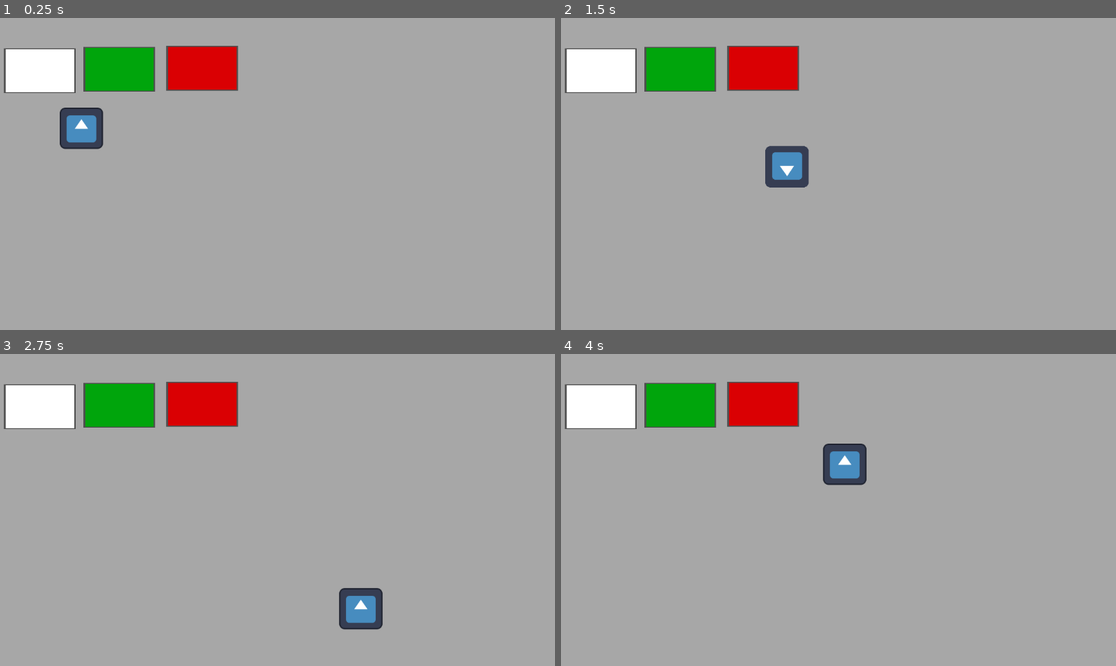
Above: before the commit, frames 1-4 (two rows, left to right).
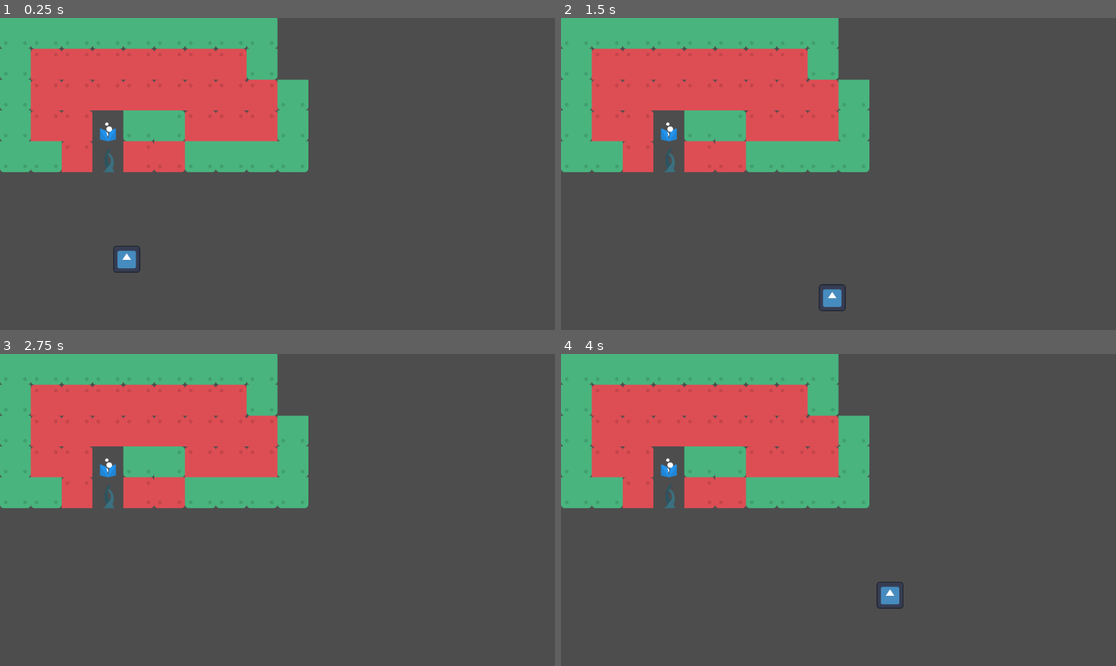
Above: after the commit, the same moments.

Repository: johanno/globalgamejam-2026
Game: Godot game, scene res://tile_scene.tscn
Same seed, same stepped clock (60 frames per second), same inputs: the game is played once before the commit and once after it. Before the commit the project starts from res://mainScene.tscn. The engine's default icon, where the game draws it, is replaced by a stand-in: a white triangle on a blue panel in a dark square.
Inputs:
- Up to frame 1 (0.25 s): no input
- Up to frame 2 (1.5 s): tap Enter at 0.5 s; hold D (move_right) 0.53-1.28 s; hold S (move_down) from 1.28 s (still down)
- Up to frame 3 (2.75 s): release S (move_down) at 2.03 s; hold D (move_right) from 2.03 s (still down)
- Up to frame 4 (4 s): release D (move_right) at 2.78 s; hold W (move_up) 2.78-3.53 s; hold A (move_left) from 3.53 s (still down)

The runs differ from the first frame. In frame 1, 100% of the frame differs, in the area x 0-100%, y 0-100%; in frame 2, 100%; in frame 3, 100%; in frame 4, 100%.

Commit message:
Add tileset and tilemap with collision

Diff:
--- a/player.gd
+++ b/player.gd
@@ -8,8 +8,10 @@
 	screen_size = get_viewport_rect().size
 
 # Called every frame. 'delta' is the elapsed time since the previous frame.
-func _process(delta: float) -> void:
-	var velocity = Vector2.ZERO # The player's movement vector.
+func _physics_process(delta: float) -> void:
+	print("DELTA", delta)
+	#var velocity = Vector2.ZERO # The player's movement vector.
+	velocity = Vector2.ZERO
 	if Input.is_action_pressed("move_right"):
 		velocity.x += 1
 	elif Input.is_action_pressed("move_left"):
@@ -21,17 +23,22 @@
 
 	if velocity.length() > 0:
 		velocity = velocity.normalized() * speed
-		$AnimatedSprite2D.play()
+		#$AnimatedSprite2D.play()
 	else:
-		$AnimatedSprite2D.stop()
+		pass
+		#$AnimatedSprite2D.stop()
 
-	position += velocity * delta
-	position = position.clamp(Vector2.ZERO, screen_size)
+	#position += velocity * delta
+	#position = position.clamp(Vector2.ZERO, screen_size)
+	var collision = move_and_slide()
+	print(collision)
 	if velocity.x != 0:
-		$AnimatedSprite2D.animation = "walk"
-		$AnimatedSprite2D.flip_v = false
+		pass
+		#$AnimatedSprite2D.animation = "walk"
+		#$AnimatedSprite2D.flip_v = false
 		# See the note below about the following boolean assignment.
-		$AnimatedSprite2D.flip_h = velocity.x < 0
+		#$AnimatedSprite2D.flip_h = velocity.x < 0
 	elif velocity.y != 0:
-		$AnimatedSprite2D.animation = "up"
-		$AnimatedSprite2D.flip_v = velocity.y > 0
+		pass
+		#$AnimatedSprite2D.animation = "up"
+		#$AnimatedSprite2D.flip_v = velocity.y > 0
--- a/project.godot
+++ b/project.godot
@@ -11,7 +11,7 @@
 [application]
 
 config/name="MaskPuzzle"
-run/main_scene="uid://ce0x3xwfic2wv"
+run/main_scene="uid://hfgsj1sjss64"
 config/features=PackedStringArray("4.6", "Forward Plus")
 config/icon="res://icon.svg"
 
--- /dev/null
+++ b/tile_scene.tscn
@@ -0,0 +1,308 @@
+[gd_scene format=3 uid="uid://hfgsj1sjss64"]
+
+[ext_resource type="Texture2D" uid="uid://bedoldojushpe" path="res://tilesheet_complete.png" id="1_8ieip"]
+[ext_resource type="Script" uid="uid://ckfnqinq8aux7" path="res://player.gd" id="2_exm5h"]
+[ext_resource type="Texture2D" uid="uid://kwnf7ao7lnmo" path="res://icon.svg" id="2_vvqtr"]
+
+[sub_resource type="TileSetAtlasSource" id="TileSetAtlasSource_vvqtr"]
+texture = ExtResource("1_8ieip")
+texture_region_size = Vector2i(64, 64)
+0:0/0 = 0
+1:0/0 = 0
+2:0/0 = 0
+3:0/0 = 0
+4:0/0 = 0
+5:0/0 = 0
+6:0/0 = 0
+7:0/0 = 0
+8:0/0 = 0
+9:0/0 = 0
+10:0/0 = 0
+11:0/0 = 0
+12:0/0 = 0
+13:0/0 = 0
+14:0/0 = 0
+15:0/0 = 0
+16:0/0 = 0
+17:0/0 = 0
+18:0/0 = 0
+19:0/0 = 0
+20:0/0 = 0
+21:0/0 = 0
+0:1/0 = 0
+1:1/0 = 0
+2:1/0 = 0
+3:1/0 = 0
+4:1/0 = 0
+5:1/0 = 0
+6:1/0 = 0
+7:1/0 = 0
+8:1/0 = 0
+9:1/0 = 0
+10:1/0 = 0
+11:1/0 = 0
+12:1/0 = 0
+13:1/0 = 0
+14:1/0 = 0
+15:1/0 = 0
+16:1/0 = 0
+17:1/0 = 0
+18:1/0 = 0
+19:1/0 = 0
+20:1/0 = 0
+21:1/0 = 0
+0:2/0 = 0
+1:2/0 = 0
+2:2/0 = 0
+3:2/0 = 0
+4:2/0 = 0
+5:2/0 = 0
+6:2/0 = 0
+7:2/0 = 0
+8:2/0 = 0
+9:2/0 = 0
+10:2/0 = 0
+11:2/0 = 0
+12:2/0 = 0
+13:2/0 = 0
+14:2/0 = 0
+15:2/0 = 0
+16:2/0 = 0
+17:2/0 = 0
+18:2/0 = 0
+19:2/0 = 0
+20:2/0 = 0
+21:2/0 = 0
+0:3/0 = 0
+1:3/0 = 0
+2:3/0 = 0
+3:3/0 = 0
+4:3/0 = 0
+5:3/0 = 0
+6:3/0 = 0
+7:3/0 = 0
+8:3/0 = 0
+9:3/0 = 0
+10:3/0 = 0
+11:3/0 = 0
+12:3/0 = 0
+13:3/0 = 0
+14:3/0 = 0
+15:3/0 = 0
+16:3/0 = 0
+17:3/0 = 0
+18:3/0 = 0
+19:3/0 = 0
+20:3/0 = 0
+21:3/0 = 0
+0:4/0 = 0
+1:4/0 = 0
+2:4/0 = 0
+3:4/0 = 0
+4:4/0 = 0
+5:4/0 = 0
+6:4/0 = 0
+7:4/0 = 0
+8:4/0 = 0
+9:4/0 = 0
+10:4/0 = 0
+11:4/0 = 0
+12:4/0 = 0
+13:4/0 = 0
+14:4/0 = 0
+15:4/0 = 0
+16:4/0 = 0
+17:4/0 = 0
+18:4/0 = 0
+19:4/0 = 0
+21:4/0 = 0
+0:5/0 = 0
+1:5/0 = 0
+2:5/0 = 0
+3:5/0 = 0
+4:5/0 = 0
+5:5/0 = 0
+6:5/0 = 0
+7:5/0 = 0
+8:5/0 = 0
+9:5/0 = 0
+10:5/0 = 0
+11:5/0 = 0
+12:5/0 = 0
+12:5/0/physics_layer_0/polygon_0/points = PackedVector2Array(-32, -32, 32, -32, 32, 32, -32, 32)
+13:5/0 = 0
+13:5/0/physics_layer_0/polygon_0/points = PackedVector2Array(-32, -32, 32, -32, 32, 32, -32, 32)
+14:5/0 = 0
+15:5/0 = 0
+16:5/0 = 0
+17:5/0 = 0
+18:5/0 = 0
+19:5/0 = 0
+20:5/0 = 0
+21:5/0 = 0
+0:6/0 = 0
+1:6/0 = 0
+2:6/0 = 0
+3:6/0 = 0
+4:6/0 = 0
+5:6/0 = 0
+6:6/0 = 0
+7:6/0 = 0
+8:6/0 = 0
+9:6/0 = 0
+10:6/0 = 0
+11:6/0 = 0
+12:6/0 = 0
+12:6/0/physics_layer_0/polygon_0/points = PackedVector2Array(-32, -32, 32, -32, 32, 32, -32, 32)
+13:6/0 = 0
+13:6/0/physics_layer_0/polygon_0/points = PackedVector2Array(-32, -32, 32, -32, 32, 32, -32, 32)
+14:6/0 = 0
+14:6/0/physics_layer_0/polygon_0/points = PackedVector2Array(-32, -32, 32, -32, 32, 32, -32, 32)
+15:6/0 = 0
+16:6/0 = 0
+17:6/0 = 0
+18:6/0 = 0
+19:6/0 = 0
+20:6/0 = 0
+21:6/0 = 0
+0:7/0 = 0
+1:7/0 = 0
+2:7/0 = 0
+3:7/0 = 0
+4:7/0 = 0
+5:7/0 = 0
+6:7/0 = 0
+7:7/0 = 0
+8:7/0 = 0
+9:7/0 = 0
+10:7/0 = 0
+11:7/0 = 0
+12:7/0 = 0
+12:7/0/physics_layer_0/polygon_0/points = PackedVector2Array(-32, -32, 32, -32, 32, 32, -32, 32)
+13:7/0 = 0
+13:7/0/physics_layer_0/polygon_0/points = PackedVector2Array(-32, -32, 32, -32, 32, 32, -32, 32)
+14:7/0 = 0
+14:7/0/physics_layer_0/polygon_0/points = PackedVector2Array(-32, -32, 32, -32, 32, 32, -32, 32)
+15:7/0 = 0
+16:7/0 = 0
+17:7/0 = 0
+18:7/0 = 0
+19:7/0 = 0
+20:7/0 = 0
+21:7/0 = 0
+0:8/0 = 0
+1:8/0 = 0
+2:8/0 = 0
+3:8/0 = 0
+4:8/0 = 0
+5:8/0 = 0
+6:8/0 = 0
+7:8/0 = 0
+8:8/0 = 0
+9:8/0 = 0
+10:8/0 = 0
+11:8/0 = 0
+12:8/0 = 0
+13:8/0 = 0
+14:8/0 = 0
+15:8/0 = 0
+16:8/0 = 0
+17:8/0 = 0
+18:8/0 = 0
+19:8/0 = 0
+20:8/0 = 0
+21:8/0 = 0
+0:9/0 = 0
+1:9/0 = 0
+2:9/0 = 0
+3:9/0 = 0
+4:9/0 = 0
+5:9/0 = 0
+6:9/0 = 0
+7:9/0 = 0
+8:9/0 = 0
+9:9/0 = 0
+10:9/0 = 0
+11:9/0 = 0
+12:9/0 = 0
+13:9/0 = 0
+14:9/0 = 0
+15:9/0 = 0
+16:9/0 = 0
+17:9/0 = 0
+18:9/0 = 0
+19:9/0 = 0
+20:9/0 = 0
+21:9/0 = 0
+0:10/0 = 0
+1:10/0 = 0
+2:10/0 = 0
+3:10/0 = 0
+4:10/0 = 0
+5:10/0 = 0
+6:10/0 = 0
+7:10/0 = 0
+8:10/0 = 0
+9:10/0 = 0
+10:10/0 = 0
+11:10/0 = 0
+12:10/0 = 0
+13:10/0 = 0
+14:10/0 = 0
+15:10/0 = 0
+16:10/0 = 0
+17:10/0 = 0
+18:10/0 = 0
+19:10/0 = 0
+20:10/0 = 0
+21:10/0 = 0
+0:11/0 = 0
+1:11/0 = 0
+2:11/0 = 0
+3:11/0 = 0
+4:11/0 = 0
+5:11/0 = 0
+6:11/0 = 0
+7:11/0 = 0
+8:11/0 = 0
+9:11/0 = 0
+10:11/0 = 0
+11:11/0 = 0
+12:11/0 = 0
+13:11/0 = 0
+14:11/0 = 0
+15:11/0 = 0
+16:11/0 = 0
+17:11/0 = 0
+18:11/0 = 0
+19:11/0 = 0
+20:11/0 = 0
+21:11/0 = 0
+
+[sub_resource type="TileSet" id="TileSet_i74su"]
+tile_size = Vector2i(64, 64)
+physics_layer_0/collision_layer = 1
+sources/0 = SubResource("TileSetAtlasSource_vvqtr")
+
+[sub_resource type="RectangleShape2D" id="RectangleShape2D_exm5h"]
+size = Vector2(56, 56)
+
+[node name="TileScene" type="Node2D" unique_id=2123910999]
+
+[node name="TileMap" type="TileMap" parent="." unique_id=1641459976]
+tile_set = SubResource("TileSet_i74su")
+format = 2
+layer_0/tile_data = PackedInt32Array(0, 786432, 5, 1, 786432, 5, 2, 786432, 5, 3, 786432, 5, 4, 786432, 5, 5, 786432, 5, 6, 786432, 5, 7, 786432, 5, 8, 786432, 5, 65544, 786432, 5, 131081, 786432, 5, 196617, 786432, 5, 262153, 786432, 5, 262152, 786432, 5, 262151, 786432, 5, 262150, 786432, 5, 262149, 851968, 6, 262148, 786432, 6, 262147, 720896, 6, 262146, 983040, 6, 262145, 786432, 5, 262144, 786432, 5, 196608, 786432, 5, 131072, 786432, 5, 65536, 786432, 5, 65540, 983040, 6, 65541, 983040, 6, 131077, 983040, 6, 196613, 851968, 5, 131076, 983040, 6, 131075, 983040, 6, 131074, 983040, 6, 65538, 983040, 6, 65537, 983040, 6, 131073, 983040, 6, 196609, 983040, 6, 196610, 983040, 6, 196611, 720896, 5, 196612, 786432, 5, 196614, 983040, 6, 196615, 983040, 6, 196616, 983040, 6, 131080, 983040, 6, 131079, 983040, 6, 65543, 983040, 6, 65542, 983040, 6, 65539, 983040, 6, 131078, 983040, 6)
+
+[node name="CharacterBody2D" type="CharacterBody2D" parent="." unique_id=2000419158]
+position = Vector2(263, 501)
+script = ExtResource("2_exm5h")
+metadata/_edit_group_ = true
+
+[node name="Sprite2D" type="Sprite2D" parent="CharacterBody2D" unique_id=1132806936]
+position = Vector2(-3.8146973e-06, -3.8146973e-06)
+scale = Vector2(0.4375, 0.4375)
+texture = ExtResource("2_vvqtr")
+
+[node name="CollisionShape2D" type="CollisionShape2D" parent="CharacterBody2D" unique_id=1462418391]
+shape = SubResource("RectangleShape2D_exm5h")
Binary file added: tilesheet_complete.png
Not shown, added: tilesheet_complete.png.import
